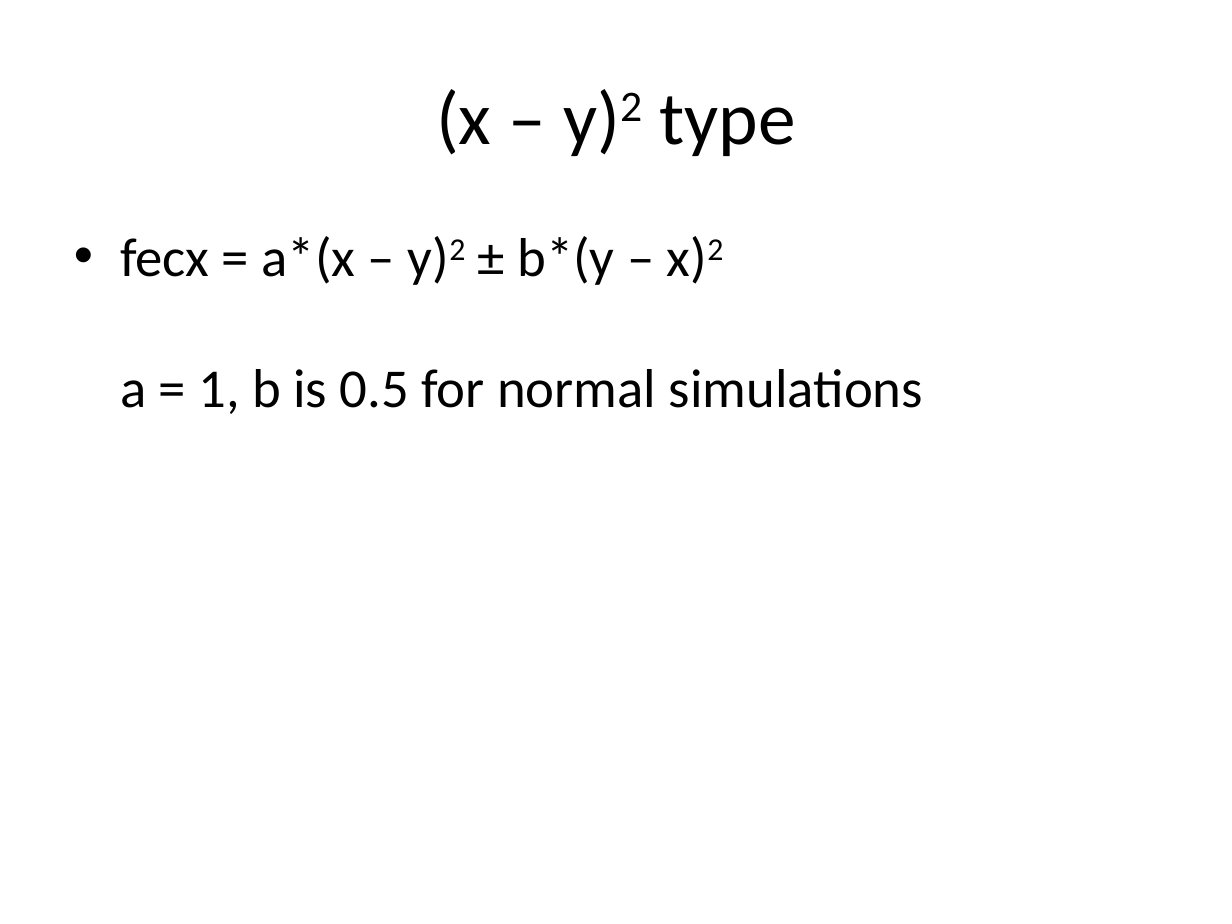
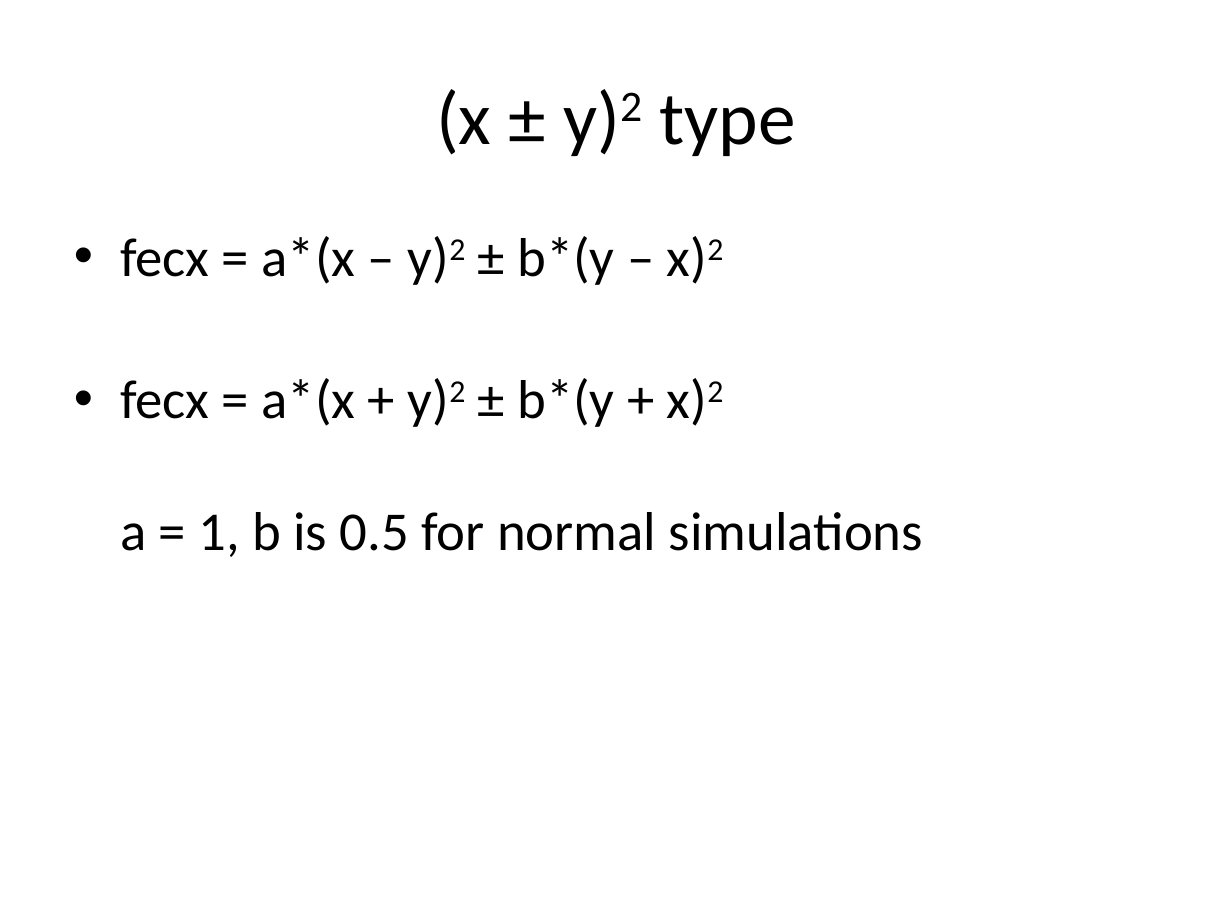
Before and after one commit to bmrishabh/Summer_2018, a slide deck: slide 12 of Compiled results.pptx. Drawn at 1232x924 pixels with LibreOffice and Linux fonts; fonts in the diff are those of the drawing. Boxes give left, top, right and bottom in pixels: in the first picture for what was removed or moved away, otherwise in the second. Text is boxed around its words. In the diff, an @@ line names an element or a change of style, - is before the commit and + after.

```diff
--- a/Compiled results.pptx
+++ b/Compiled results.pptx
@@ title at (x1=436, y1=89, x2=642, y2=156): text changed @@
-(x – y)2 type
+(x ± y)2 type
@@ text at (x1=120, y1=236, x2=923, y2=557): text changed @@
-• fecx = a*(x – y)2 ± b*(y – x)2
-  a = 1, b is 0.5 for normal simulations
+• fecx = a*(x – y)2 ± b*(y – x)2
+• fecx = a*(x + y)2 ± b*(y + x)2
+  a = 1, b is 0.5 for normal simulations
```
Also in this commit, not shown: 2 other slides changed, 1 slide added.
